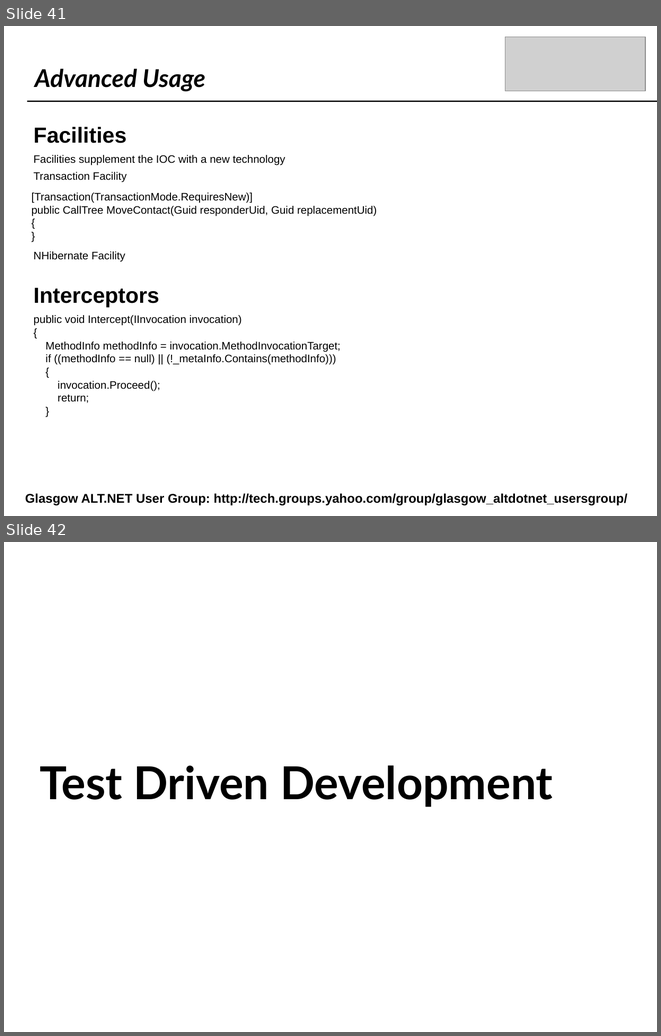
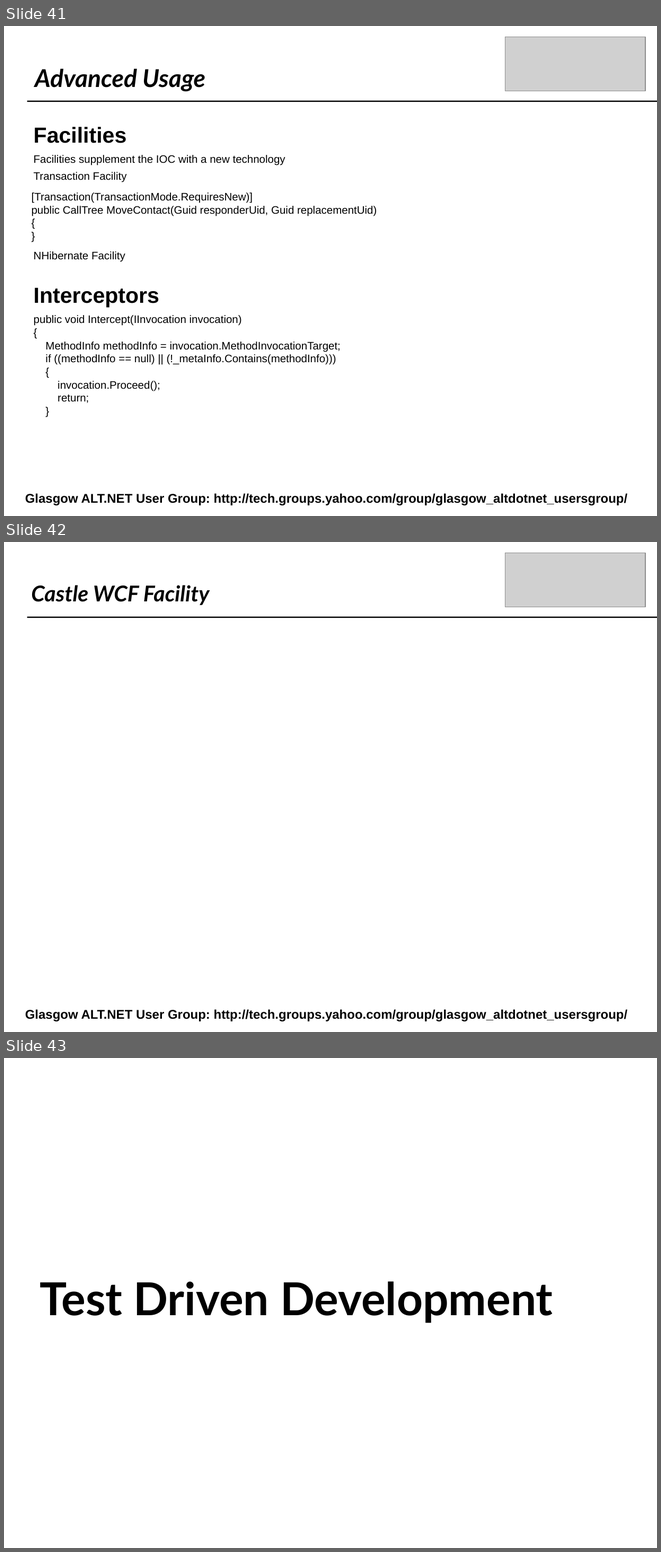
Before and after one commit to craignicol/scotaltdotnet, a slide deck: belfast/IOC-TDD-And Testability.ppt. Shown one above the other, each under a label of ours: slides 41 and 42 before the commit, slides 41, 42 and 43 after it. The pictures are 661x1036 and 661x1552 pixels, drawn with LibreOffice and Linux fonts; fonts in the diff are those of the drawing; grey boxes stand for pictures; background and template pictures are left out. Boxes give left, top, right and bottom in pixels: in the first picture for what was removed or moved away, otherwise in the second. Text is boxed around its words. In the diff, an @@ line names an element or a change of style, - is before the commit and + after.

```diff
--- a/belfast/IOC-TDD-And Testability.ppt
+++ b/belfast/IOC-TDD-And Testability.ppt
@@ slide 42 added at (x1=4, y1=542, x2=657, y2=1032), background picture (left out) @@
@@ picture added at (x1=505, y1=553, x2=645, y2=607) @@
@@ text added at (x1=31, y1=585, x2=210, y2=605), 24 pt, text #000000, bold, italic @@
+Castle WCF Facility
@@ line added from (27, 617) to (657, 617), #000000 1.5 pt @@
@@ text added at (x1=25, y1=1009, x2=628, y2=1021), 14 pt, text #000000, bold @@
+Glasgow ALT.NET User Group: http://tech.groups.yahoo.com/group/glasgow_altdotnet_usersgroup/
@@ what was slide 42 is now slide 43 @@
```
Also in this commit, not shown: 2 slides changed, 1 other file.
